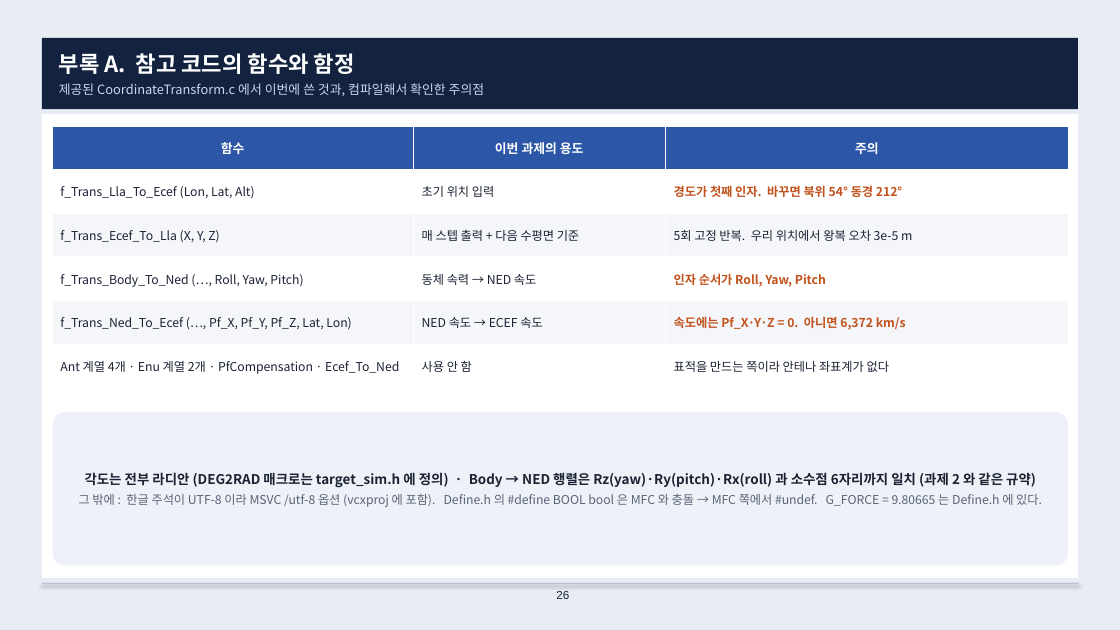
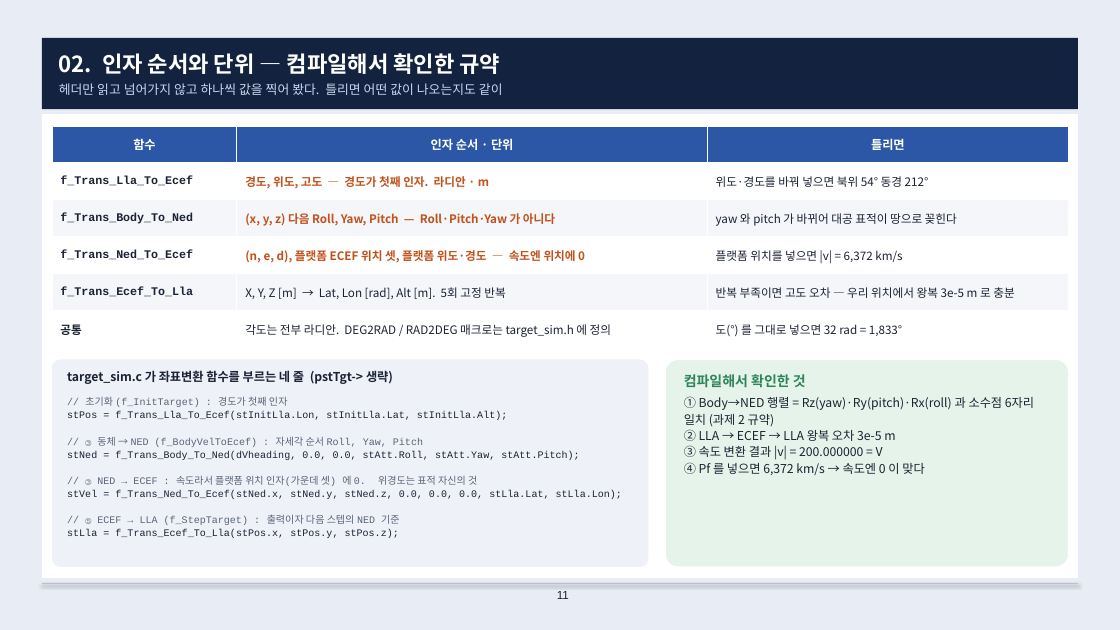
Before and after one commit to harley-hwan/radar-sw-study, a slide deck: slide 11 of Part3_TargetSim/ref/산출물/Chapter3_target_simulation.pptx (slide 26 before the commit). Drawn at 1120x630 pixels with LibreOffice and Linux fonts; fonts in the diff are those of the drawing. Boxes give left, top, right and bottom in pixels: in the first picture for what was removed or moved away, otherwise in the second. Text is boxed around its words. In the diff, an @@ line names an element or a change of style, - is before the commit and + after.

```diff
--- a/Part3_TargetSim/ref/산출물/Chapter3_target_simulation.pptx
+++ b/Part3_TargetSim/ref/산출물/Chapter3_target_simulation.pptx
@@ text at <box>59,53,503,95</box>: text changed @@
-부록 A. 참고 코드의 함수와 함정
-제공된 CoordinateTransform.c 에서 이번에 쓴 것과, 컴파일해서 확인한 주의점
+02. 인자 순서와 단위 — 컴파일해서 확인한 규약
+헤더만 읽고 넘어가지 않고 하나씩 값을 찍어 봤다. 틀리면 어떤 값이 나오는지도 같이
@@ table at <box>52,126,1069,348</box> @@
-row 1, column 2: 이번 과제의 용도
+row 1, column 2: 인자 순서 · 단위
-row 1, column 3: 주의
+row 1, column 3: 틀리면
-row 2: f_Trans_Lla_To_Ecef (Lon, Lat, Alt) | 초기 위치 입력 | 경도가 첫째 인자. 바꾸면 북위 54° 동경 212°
+row 2: f_Trans_Lla_To_Ecef | 경도, 위도, 고도 — 경도가 첫째 인자. 라디안 · m | 위도·경도를 바꿔 넣으면 북위 54° 동경 212°
-row 3: f_Trans_Ecef_To_Lla (X, Y, Z) | 매 스텝 출력 + 다음 수평면 기준 | 5회 고정 반복. 우리 위치에서 왕복 오차 3e-5 m
+row 3: f_Trans_Body_To_Ned | (x, y, z) 다음 Roll, Yaw, Pitch — Roll·Pitch·Yaw 가 아니다 | yaw 와 pitch 가 바뀌어 대공 표적이 땅으로 꽂힌다
-row 4: f_Trans_Body_To_Ned (…, Roll, Yaw, Pitch) | 동체 속력 → NED 속도 | 인자 순서가 Roll, Yaw, Pitch
+row 4: f_Trans_Ned_To_Ecef | (n, e, d), 플랫폼 ECEF 위치 셋, 플랫폼 위도·경도 — 속도엔 위치에 0 | 플랫폼 위치를 넣으면 |v| = 6,372 km/s
-row 5: f_Trans_Ned_To_Ecef (…, Pf_X, Pf_Y, Pf_Z, Lat, Lon) | NED 속도 → ECEF 속도 | 속도에는 Pf_X·Y·Z = 0. 아니면 6,372 km/s
+row 5: f_Trans_Ecef_To_Lla | X, Y, Z [m] → Lat, Lon [rad], Alt [m]. 5회 고정 반복 | 반복 부족이면 고도 오차 — 우리 위치에서 왕복 3e-5 m 로 충분
-row 6: Ant 계열 4개 · Enu 계열 2개 · PfCompensation · Ecef_To_Ned | 사용 안 함 | 표적을 만드는 쪽이라 안테나 좌표계가 없다
+row 6: 공통 | 각도는 전부 라디안. DEG2RAD / RAD2DEG 매크로는 target_sim.h 에 정의 | 도(°) 를 그대로 넣으면 32 rad = 1,833°
@@ size 11 to 10.5 pt in "함수" @@
@@ rounded rectangle: place and size @@
-rounded rectangle at <box>52,412,1069,566</box>
+rounded rectangle at <box>52,360,649,567</box>
@@ rounded rectangle at <box>52,360,649,567</box>: outline #FFFFFF 1 pt to none; proportions changed @@
@@ text added at <box>67,369,393,386</box>, 10.5 pt, text #1A2233, bold @@
+target_sim.c 가 좌표변환 함수를 부르는 네 줄 (pstTgt-> 생략)
@@ rounded rectangle added at <box>665,360,1069,567</box>, fill #E6F3EA, outline #FFFFFF 1 pt @@
@@ text added at <box>684,374,1034,475</box>, 10.5 pt, text #1A2233 @@
+컴파일해서 확인한 것
+① Body→NED 행렬 = Rz(yaw)·Ry(pitch)·Rx(roll) 과 소수점 6자리 일치 (과제 2 규약)
+② LLA → ECEF → LLA 왕복 오차 3e-5 m
+③ 속도 변환 결과 |v| = 200.000000 = V
+④ Pf 를 넣으면 6,372 km/s → 속도엔 0 이 맞다
@@ text added at <box>67,397,622,538</box>, 8.6 pt, text #1A2233 @@
+// 초기화 (f_InitTarget) : 경도가 첫째 인자
+stPos = f_Trans_Lla_To_Ecef(stInitLla.Lon, stInitLla.Lat, stInitLla.Alt);
+// ③ 동체 → NED (f_BodyVelToEcef) : 자세각 순서 Roll, Yaw, Pitch
+stNed = f_Trans_Body_To_Ned(dVheading, 0.0, 0.0, stAtt.Roll, stAtt.Yaw, stAtt.Pitch);
+// ③ NED → ECEF : 속도라서 플랫폼 위치 인자(가운데 셋) 에 0. 위경도는 표적 자신의 것
+stVel = f_Trans_Ned_To_Ecef(stNed.x, stNed.y, stNed.z, 0.0, 0.0, 0.0, stLla.Lat, stLla.Lon);
+// ⑤ ECEF → LLA (f_StepTarget) : 출력이자 다음 스텝의 NED 기준
+stLla = f_Trans_Ecef_To_Lla(stPos.x, stPos.y, stPos.z);
@@ text removed at <box>79,472,1042,507</box> @@
-각도는 전부 라디안 (DEG2RAD 매크로는 target_sim.h 에 정의) · Body → NED 행렬은 Rz(yaw)·Ry(pitch)·Rx(roll) 과 소수점 6자리까지 일치 (과제 2 와 같은 규약)
-그 밖에 : 한글 주석이 UTF-8 이라 MSVC /utf-8 옵션 (vcxproj 에 포함). Define.h 의 #define BOOL bool 은 MFC 와 충돌 → MFC 쪽에서 #undef. G_FORCE = 9.80665 는 Define.h 에 있다.
@@ page number at <box>557,591,569,599</box>: text changed @@
-26
+11
```
Also in this commit, not shown: 19 other slides changed, 9 slides added, 7 slides removed, 9 other files.
